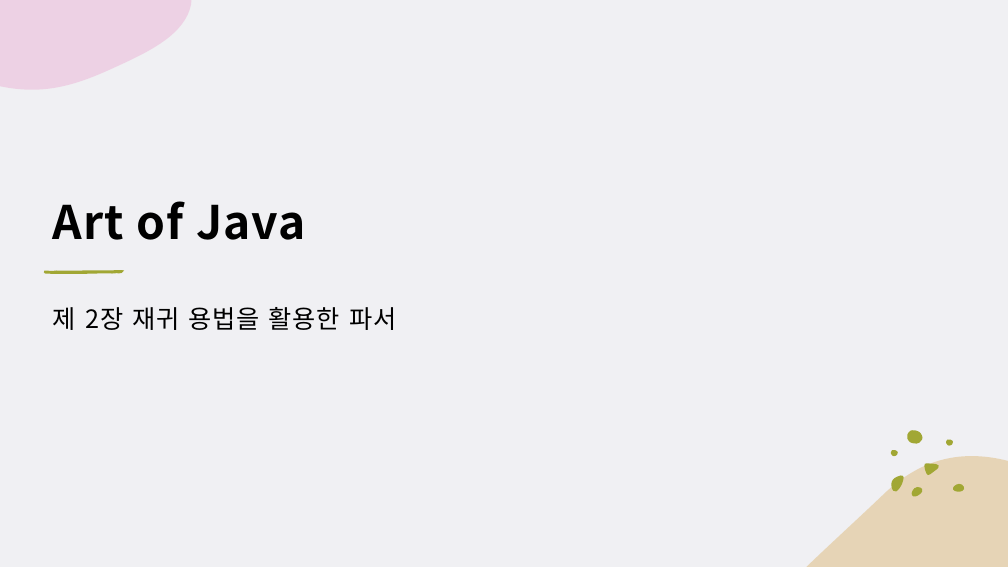
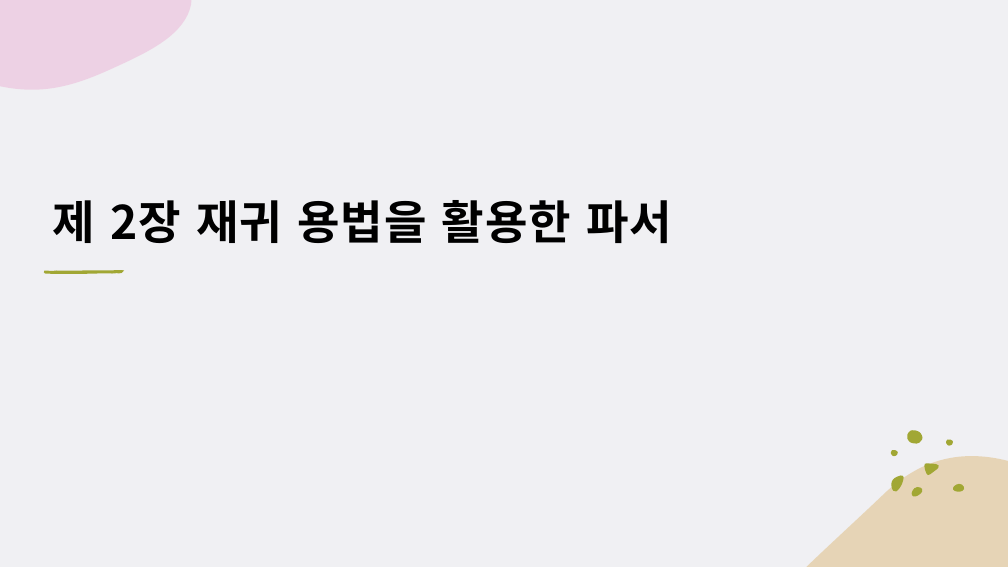
Before and after one commit to chaewon12/art-of-Java, a slide deck: slide 2 of Chapter02/CH02(21.12.27).pptx (slide 1 before the commit). Drawn at 1008x567 pixels with LibreOffice and Linux fonts; fonts in the diff are those of the drawing. Boxes give left, top, right and bottom in pixels: in the first picture for what was removed or moved away, otherwise in the second. Text is boxed around its words. In the diff, an @@ line names an element or a change of style, - is before the commit and + after.

Commit message:
Docs: Revise pptx
Correct typos and add file protection options.

```diff
--- a/Chapter02/CH02(21.12.27).pptx
+++ b/Chapter02/CH02(21.12.27).pptx
@@ title at (x1=53, y1=200, x2=672, y2=243): text changed @@
-Art of Java
+제 2장 재귀 용법을 활용한 파서
@@ subtitle removed at (x1=53, y1=307, x2=396, y2=330) @@
-제 2장 재귀 용법을 활용한 파서
```
Also in this commit, not shown: 14 other slides changed, 1 slide added, 1 slide removed, 2 other files.
